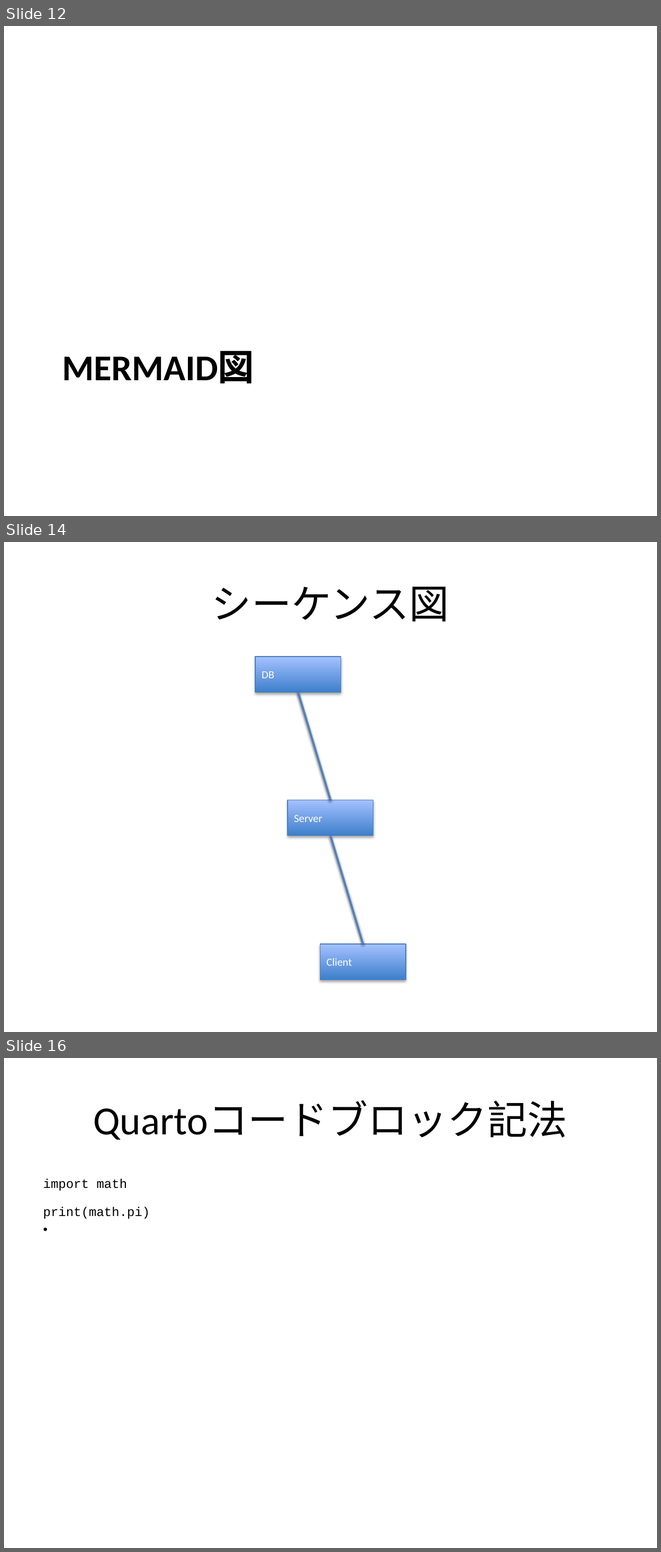
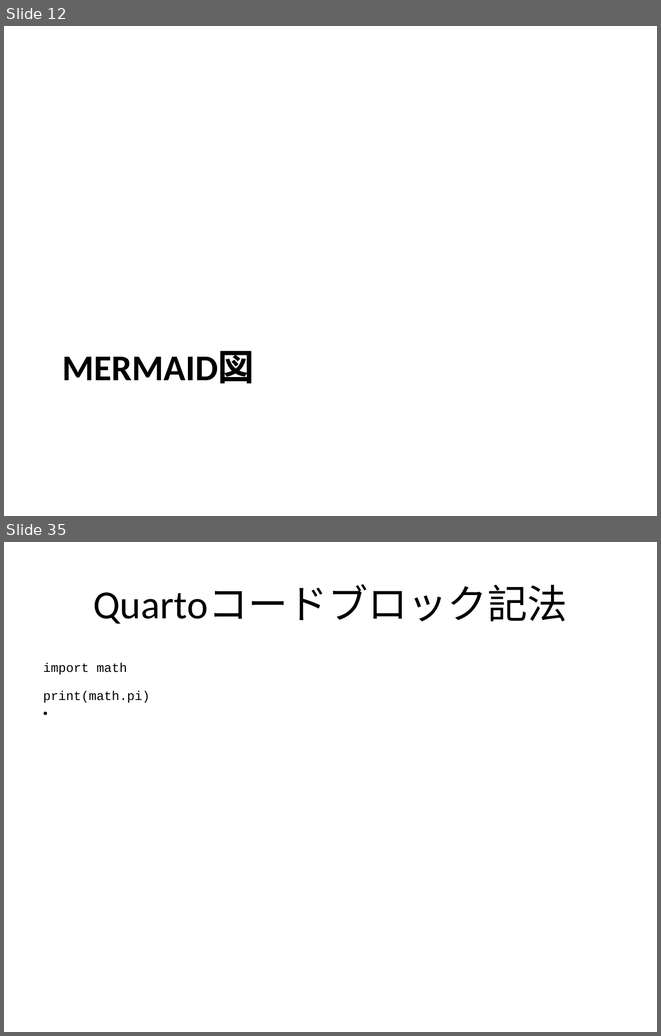
Before and after one commit to notfolder/qmd_to_pptx, a slide deck: demo_full.pptx. Shown one above the other, each under a label of ours: slides 12, 14 and 16 before the commit, slides 12 and 35 after it; the slides between them are not shown. The pictures are 661x1552 and 661x1036 pixels, drawn with LibreOffice and Linux fonts; fonts in the diff are those of the drawing. Boxes give left, top, right and bottom in pixels: in the first picture for what was removed or moved away, otherwise in the second. Text is boxed around its words. In the diff, an @@ line names an element or a change of style, - is before the commit and + after.

```diff
--- a/demo_full.pptx
+++ b/demo_full.pptx
@@ slide 14 removed at [4,542,657,1032], background #FFFFFF @@
@@ title removed at [212,587,449,622] @@
-シーケンス図
@@ rectangle removed at [255,656,341,692] @@
-DB
@@ line removed from (330, 800) to (298, 692) @@
@@ line removed from (298, 692) to (330, 800) @@
@@ rectangle removed at [288,800,373,836] @@
-Server
@@ line removed from (363, 944) to (330, 835) @@
@@ line removed from (330, 835) to (363, 944) @@
@@ rectangle removed at [320,944,406,979] @@
-Client
@@ what was slide 16 is now slide 35 @@
```
Also in this commit, not shown: 3 slides changed, 20 slides added, 1 other file.
